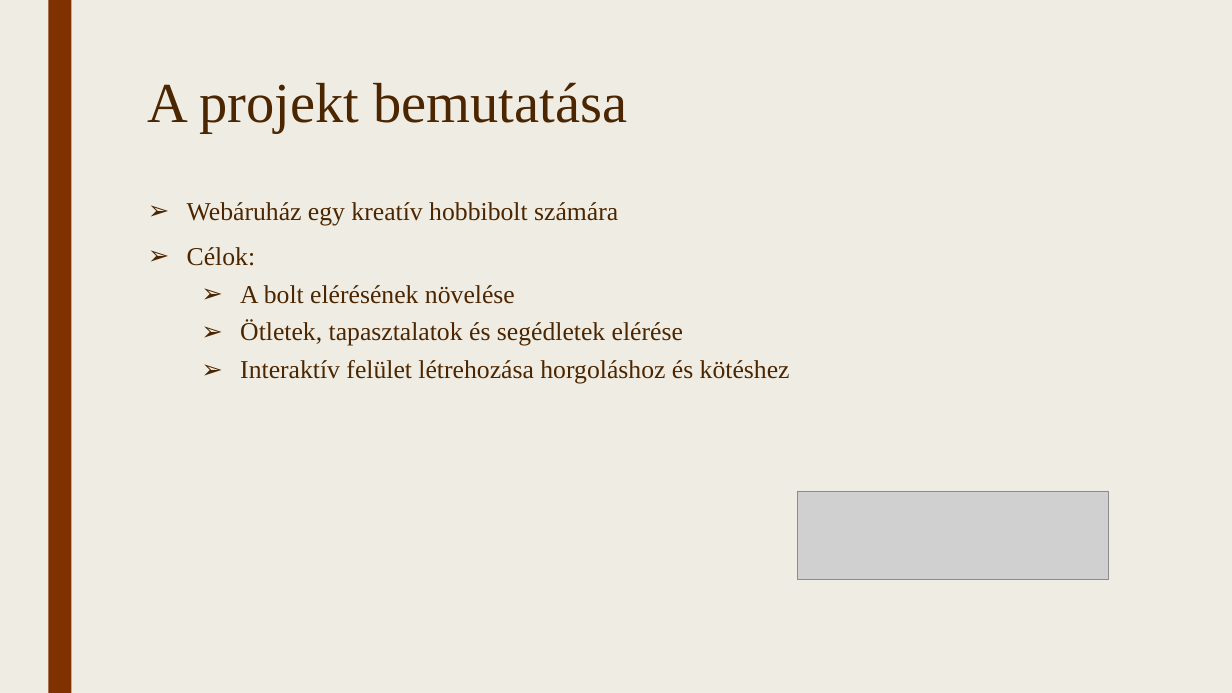
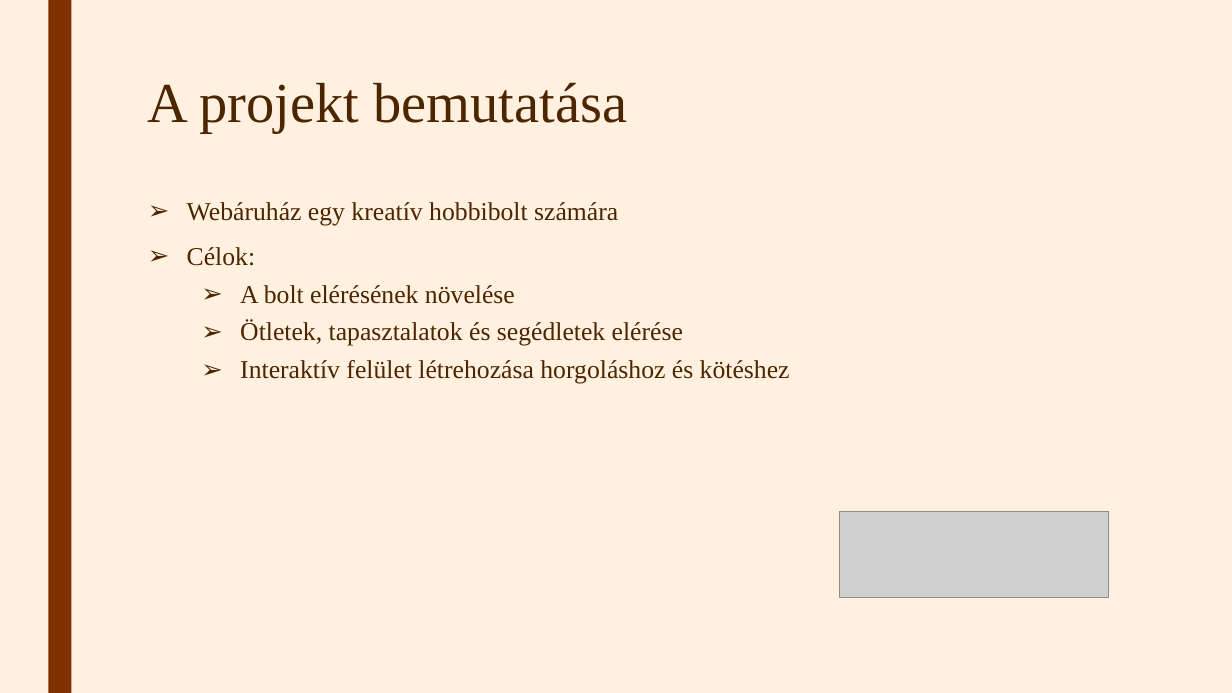
Before and after one commit to TothpalIstvano/13_S1_4_vizsgaremek, a slide deck: slide 2 of Fájlok/Bemutató.pptx. Drawn at 1232x693 pixels with LibreOffice and Linux fonts; fonts in the diff are those of the drawing; grey boxes stand for pictures. Boxes give left, top, right and bottom in pixels: in the first picture for what was removed or moved away, otherwise in the second. Text is boxed around its words. In the diff, an @@ line names an element or a change of style, - is before the commit and + after.

```diff
--- a/Fájlok/Bemutató.pptx
+++ b/Fájlok/Bemutató.pptx
@@ background #EFEDE3 to #FFF0E0 @@
@@ picture: place and size @@
-picture at (798, 491, 1109, 579)
+picture at (840, 512, 1109, 598)
```
Also in this commit, not shown: 12 other slides changed, 3 other files.
